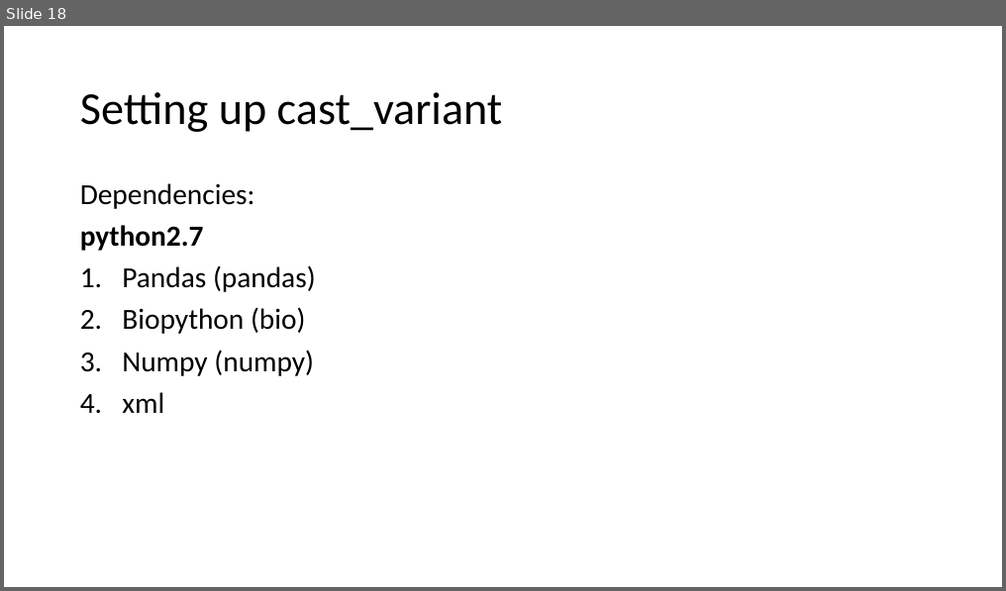
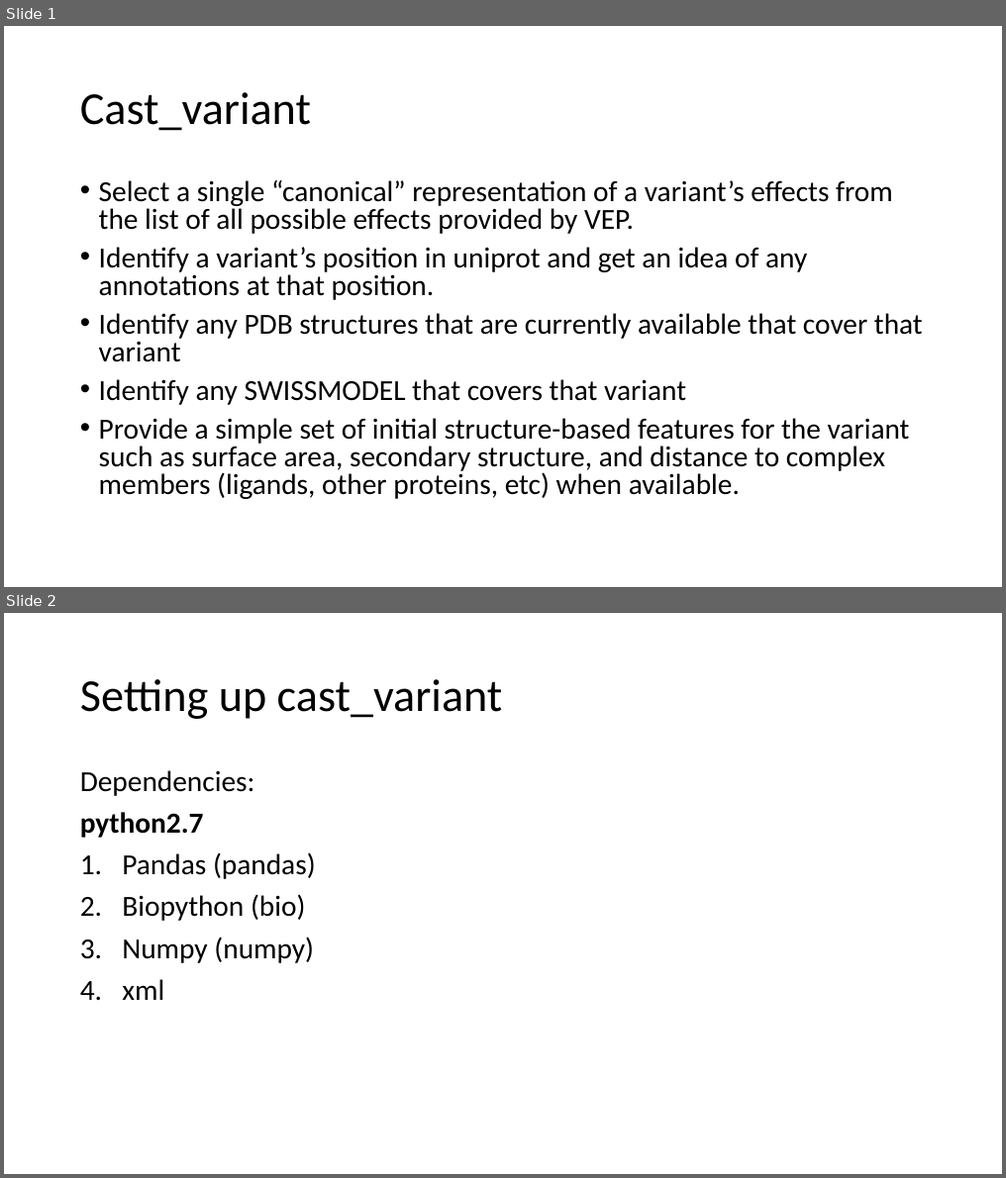
Before and after one commit to gsliwoski/cast_variant, a slide deck: tutorial.pptx. Shown one above the other, each under a label of ours: slide 18 before the commit, slides 1 and 2 after it. The pictures are 1006x591 and 1006x1178 pixels, drawn with LibreOffice and Linux fonts; fonts in the diff are those of the drawing. Boxes give left, top, right and bottom in pixels: in the first picture for what was removed or moved away, otherwise in the second. Text is boxed around its words. In the diff, an @@ line names an element or a change of style, - is before the commit and + after.

```diff
--- a/tutorial.pptx
+++ b/tutorial.pptx
@@ slide 1 added at box(4, 26, 1002, 587), background #FFFFFF @@
@@ title added at box(80, 92, 311, 131), 44 pt, text #000000 @@
+Cast_variant
@@ text added at box(99, 180, 923, 499), 28 pt, text #000000 @@
+• Select a single “canonical” representation of a variant’s effects from the list of all possible effects provided by VEP.
+• Identify a variant’s position in uniprot and get an idea of any annotations at that position.
+• Identify any PDB structures that are currently available that cover that variant
+• Identify any SWISSMODEL that covers that variant
+• Provide a simple set of initial structure-based features for the variant such as surface area, secondary structure, and distance to complex members (ligands, other proteins, etc) when available.
@@ what was slide 18 is now slide 2 @@
```
Also in this commit, not shown: 1 other slide added, 2 other files.
